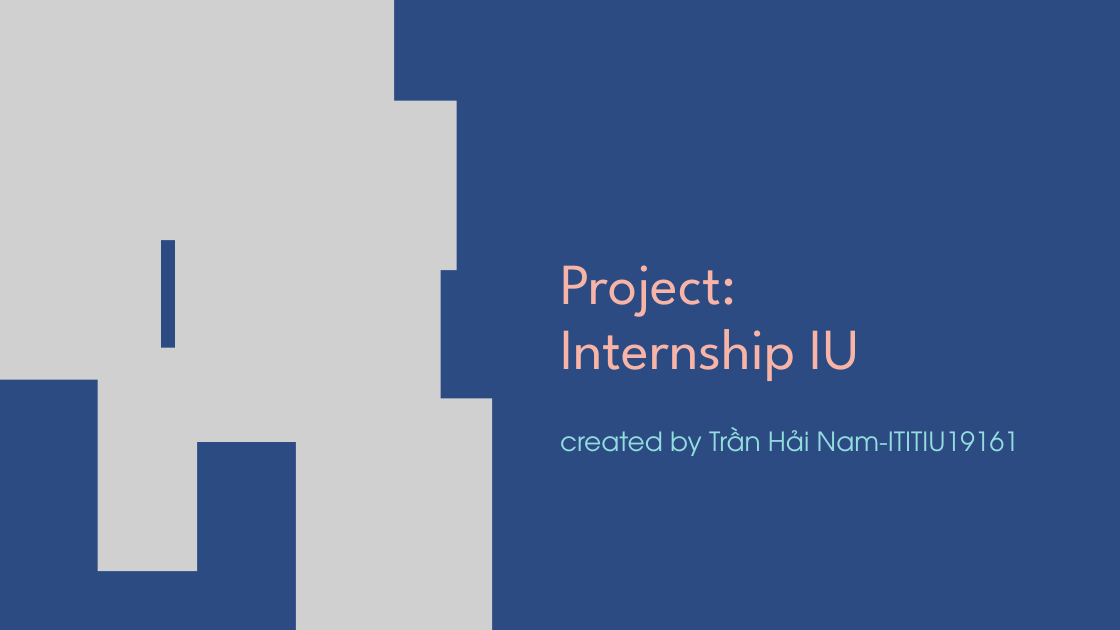
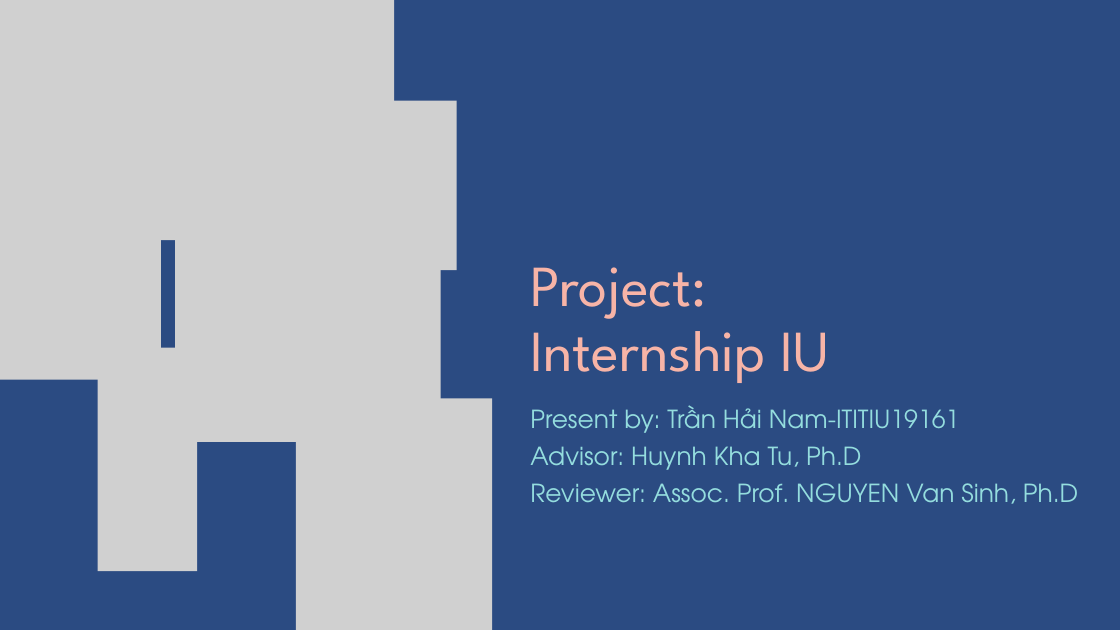
Before and after one commit to hainamtr317/InternshipIU, a slide deck: slide 1 of Project Internship IU.pptx. Drawn at 1120x630 pixels with LibreOffice and Linux fonts; fonts in the diff are those of the drawing; grey boxes stand for pictures. Boxes give left, top, right and bottom in pixels: in the first picture for what was removed or moved away, otherwise in the second. Text is boxed around its words. In the diff, an @@ line names an element or a change of style, - is before the commit and + after.

```diff
--- a/Project Internship IU.pptx
+++ b/Project Internship IU.pptx
@@ text "Project:": place and size @@
-text "Project:" at (560,265,859,381)
+text "Project:" at (530,267,829,383)
@@ text at (530,405,1078,504): text changed; size 34 to 32 pt @@
-created by Trần Hải Nam-ITITIU19161
+Present by: Trần Hải Nam-ITITIU19161
+Advisor: Huynh Kha Tu, Ph.D
+Reviewer: Assoc. Prof. NGUYEN Van Sinh, Ph.D
```
Also in this commit, not shown: 2 other slides changed, 22 other files.
